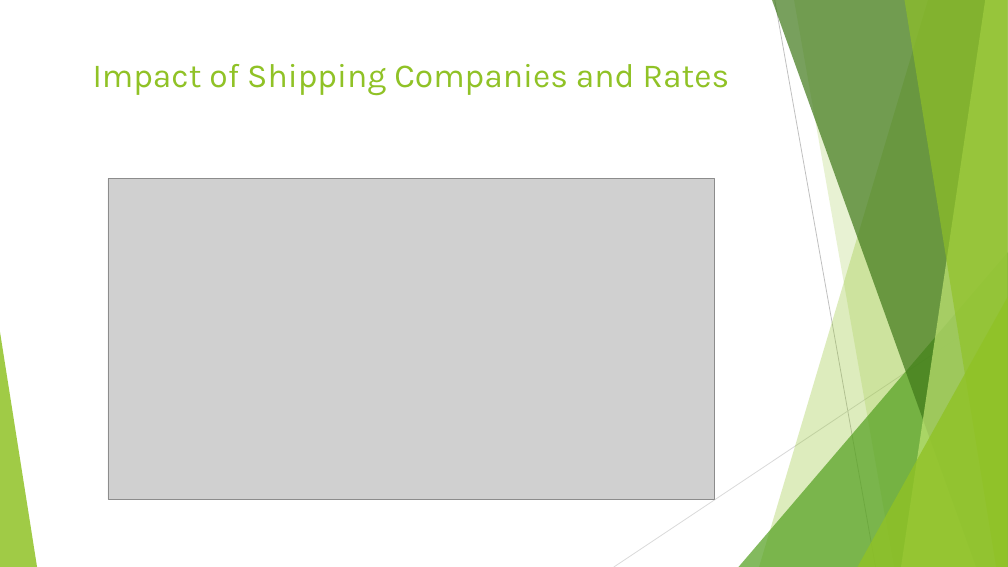
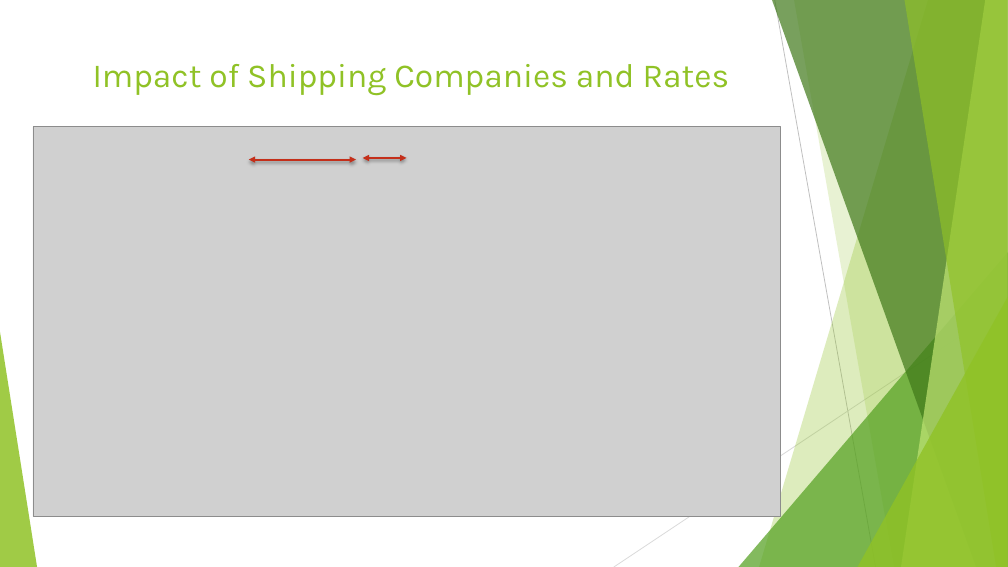
Before and after one commit to joongsukjin/dsc-2-final-project-online-ds-pt-011419, a slide deck: slide 6 of Module 2 Final Project.pptx. Drawn at 1008x567 pixels with LibreOffice and Linux fonts; fonts in the diff are those of the drawing; grey boxes stand for pictures. Boxes give left, top, right and bottom in pixels: in the first picture for what was removed or moved away, otherwise in the second. Text is boxed around its words. In the diff, an @@ line names an element or a change of style, - is before the commit and + after.

```diff
--- a/Module 2 Final Project.pptx
+++ b/Module 2 Final Project.pptx
@@ picture: place and size @@
-picture at (108, 178, 715, 499)
+picture at (33, 127, 780, 517)
@@ double arrow added from (249, 160) to (356, 160), #C42F1A 2 pt @@
@@ double arrow added from (363, 158) to (407, 158), #C42F1A 2 pt @@
```
Also in this commit, not shown: 1 other slide changed, 1 other file.
